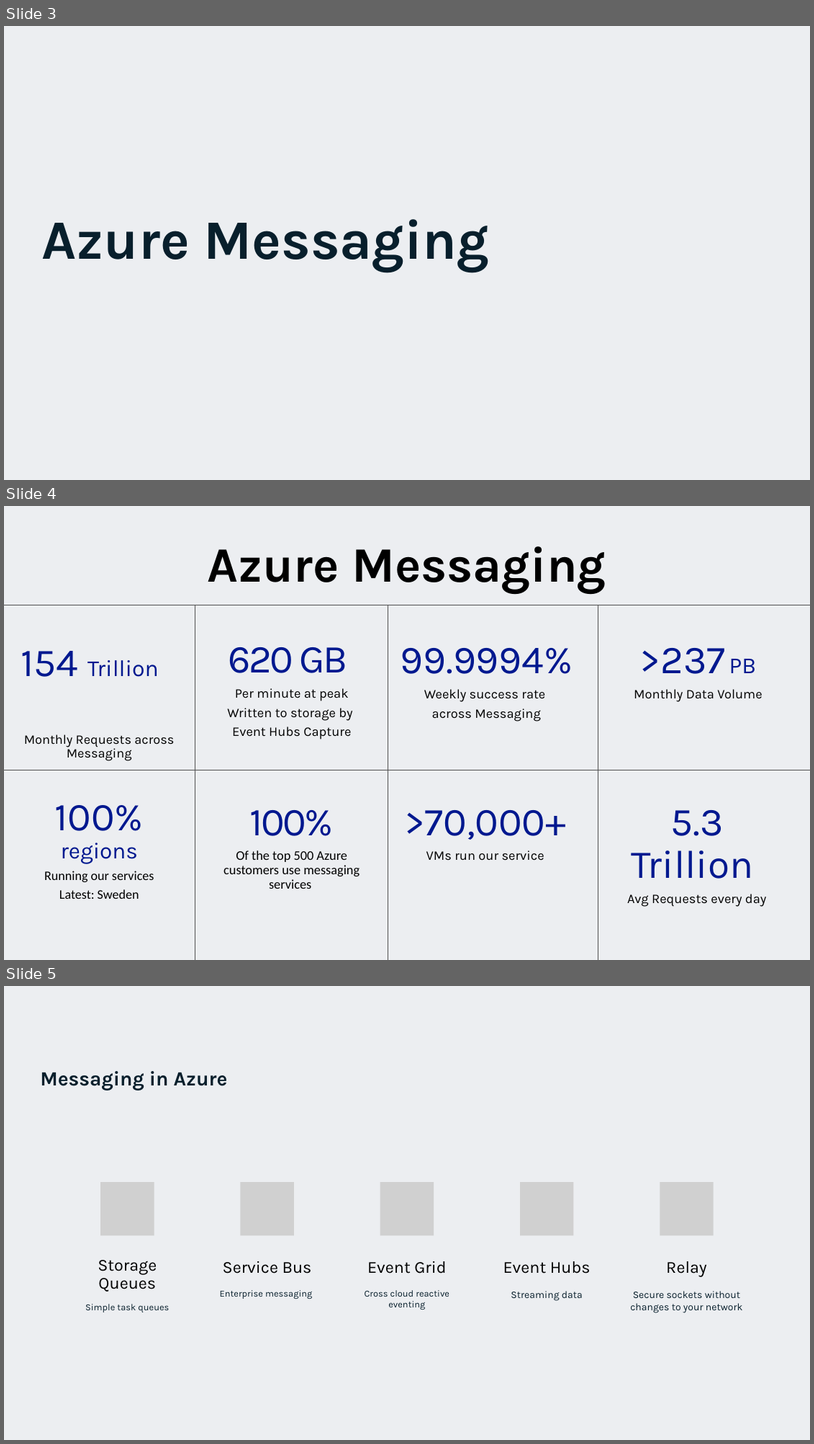
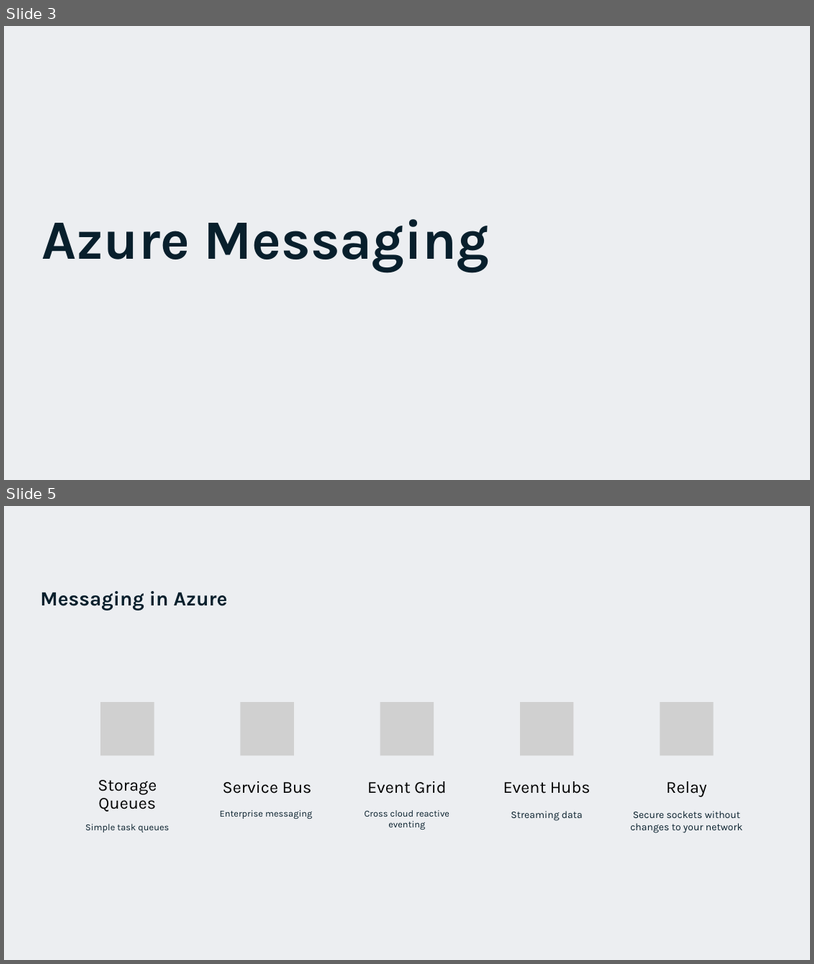
Before and after one commit to EldertGrootenboer/Migrating-your-messaging-workloads-to-the-Cloud-with-Azure-Service-Bus, a slide deck: Migrating your messaging workloads to the Cloud with Azure Service Bus.pptx. Shown one above the other, each under a label of ours: slides 3, 4 and 5 before the commit, slides 3 and 5 after it; the slides between them are not shown. The pictures are 814x1444 and 814x964 pixels, drawn with LibreOffice and Linux fonts; fonts in the diff are those of the drawing; grey boxes stand for pictures; background and template pictures are left out. Boxes give left, top, right and bottom in pixels: in the first picture for what was removed or moved away, otherwise in the second. Text is boxed around its words. In the diff, an @@ line names an element or a change of style, - is before the commit and + after.

```diff
--- a/Migrating your messaging workloads to the Cloud with Azure Service Bus.pptx
+++ b/Migrating your messaging workloads to the Cloud with Azure Service Bus.pptx
@@ slide 4 removed at [4,506,810,960], background #C1C7D2 at 30% opacity @@
@@ title removed at [208,546,607,594] @@
-Azure Messaging
@@ line removed from (4, 605) to (810, 605) @@
@@ line removed from (196, 605) to (196, 960) @@
@@ line removed from (388, 605) to (388, 960) @@
@@ line removed from (599, 605) to (599, 960) @@
@@ text removed at [21,651,174,761] @@
-154 Trillion
-Monthly Requests across Messaging
@@ text removed at [227,647,352,739] @@
-620 GB
-Per minute at peak
-Written to storage by
-Event Hubs Capture
@@ text removed at [401,648,573,721] @@
-99.9994%
-Weekly success rate
-across Messaging
@@ text removed at [634,648,763,702] @@
->237 PB
-Monthly Data Volume
@@ line removed from (4, 770) to (810, 770) @@
@@ text removed at [44,805,154,898] @@
-100% regions
-Running our services
-Latest: Sweden
@@ text removed at [224,810,360,888] @@
-100%
-Of the top 500 Azure customers use messaging services
@@ text removed at [404,810,566,860] @@
->70,000+
-VMs run our service
@@ text removed at [628,810,766,906] @@
-5.3 Trillion
-Avg Requests every day
```
Also in this commit, not shown: 1 slide added, 1 other slide removed, 5 other files.
